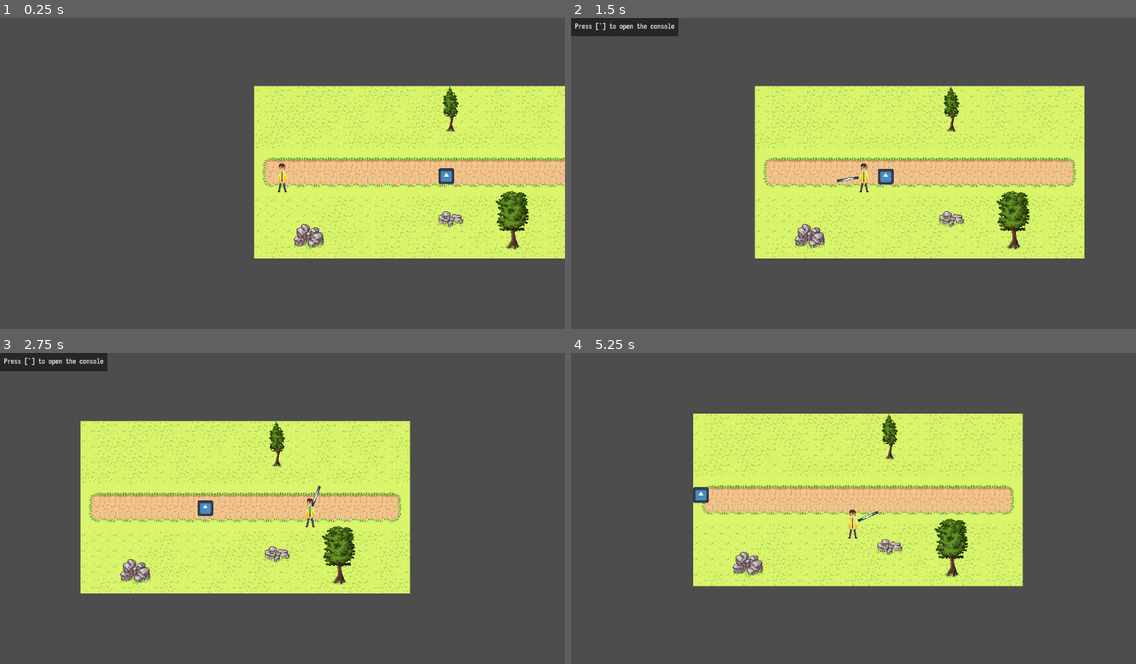
Above: before the commit, frames 1-4 (two rows, left to right).
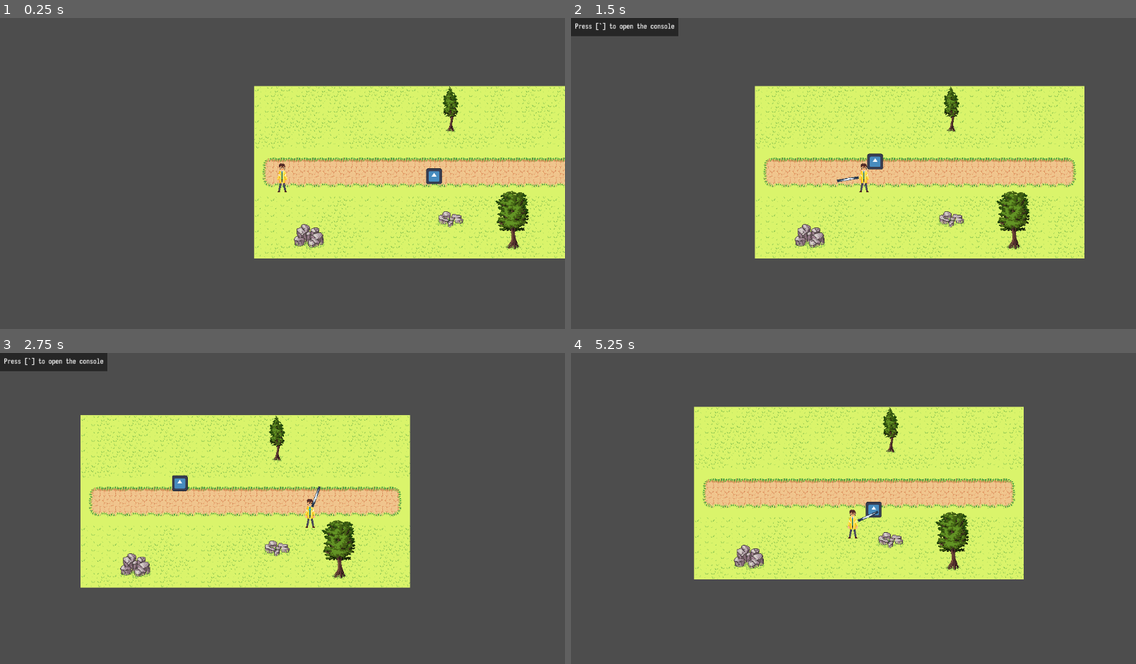
Above: after the commit, the same moments.

Repository: Kiwi-the-Cat/Untitled-Roguelike
Game: Godot game, scene res://levels/LevelThree.tscn
The game is run twice, just before and just after one commit, with the same random seed, the same clock (stepped at 60 frames per second) and the same inputs. This scene is started directly instead of the project's main scene. The engine's default icon, where the game draws it, is replaced by a stand-in: a white triangle on a blue panel in a dark square.
Inputs (mouse positions are in pixels of both pictures, inside the frame that each line leads up to):
- Up to frame 1 (0.25 s): no input
- Up to frame 2 (1.5 s): move the mouse to (977, 161) at 0.52 s; press the mouse at (977, 161) at 0.53 s; hold D (right) 0.53-1.25 s; release the mouse at (977, 161) at 1.25 s; drag from (740, 192) to (915, 176) at 1.27 s
- Up to frame 3 (2.75 s): move the mouse to (339, 443) at 2.02 s; press the mouse at (339, 443) at 2.03 s; hold D (right) from 2.03 s (still down); tap Shift (roll) at 2.1 s
- Up to frame 4 (5.25 s): release D (right) at 2.75 s; release the mouse at (910, 443) at 2.75 s; drag from (825, 573) to (887, 496) at 2.77 s; move the mouse to (1023, 558) at 3.52 s; press the mouse at (1023, 558) at 3.53 s; hold A (left) 3.53-4.25 s; release the mouse at (1023, 558) at 4.25 s; drag from (684, 464) to (847, 514) at 4.27 s; move the mouse to (881, 511) at 5.02 s; press the mouse at (881, 511) at 5.03 s; hold S (down) from 5.03 s (still down)

The runs differ from the first frame. In frame 1, 0.2% of the frame differs, in the area x 75-81%, y 48-54%; in frame 2, 0.3%; in frame 3, 11%; in frame 4, 11%, in the area x 21-81%, y 17-76%.

Commit message:
Enemy Attack pattern finished

Diff:
--- a/enemies/enemy.gd
+++ b/enemies/enemy.gd
@@ -7,11 +7,12 @@
 signal enemyAttack
 var firstHit:bool = true #Fixes enemy instantly hitting on scene start
 var attacking:bool = true
+@onready var attackTimer:Timer = $EnemyArea/AttackTimer
 
 #Movement Variables
 @onready var navAgent = $NavigationAgent2D
 var target:Vector2
-var speed:int = 100
+var speed:int = 200
 var currentPos:Vector2
 var nextPos:Vector2
 
@@ -44,6 +45,11 @@
 func _on_enemy_area_body_entered(body):
 	if(!firstHit):
 		enemyAttack.emit()
-		attacking = false;
+		attacking = false
+		attackTimer.start(0.5)
 	else:
-		firstHit = false;
+		firstHit = false
+
+
+func _on_attack_timer_timeout():
+	attacking = true
--- a/enemies/enemy.tscn
+++ b/enemies/enemy.tscn
@@ -21,6 +21,8 @@
 [node name="EnemyAttack" type="CollisionShape2D" parent="EnemyArea"]
 shape = SubResource("RectangleShape2D_0f62o")
 
+[node name="AttackTimer" type="Timer" parent="EnemyArea"]
+
 [node name="EnemyCollision" type="CollisionShape2D" parent="."]
 visible = false
 shape = SubResource("RectangleShape2D_tqq16")
@@ -30,3 +32,4 @@
 texture = ExtResource("2_ckfc4")
 
 [connection signal="body_entered" from="EnemyArea" to="." method="_on_enemy_area_body_entered"]
+[connection signal="timeout" from="EnemyArea/AttackTimer" to="." method="_on_attack_timer_timeout"]
